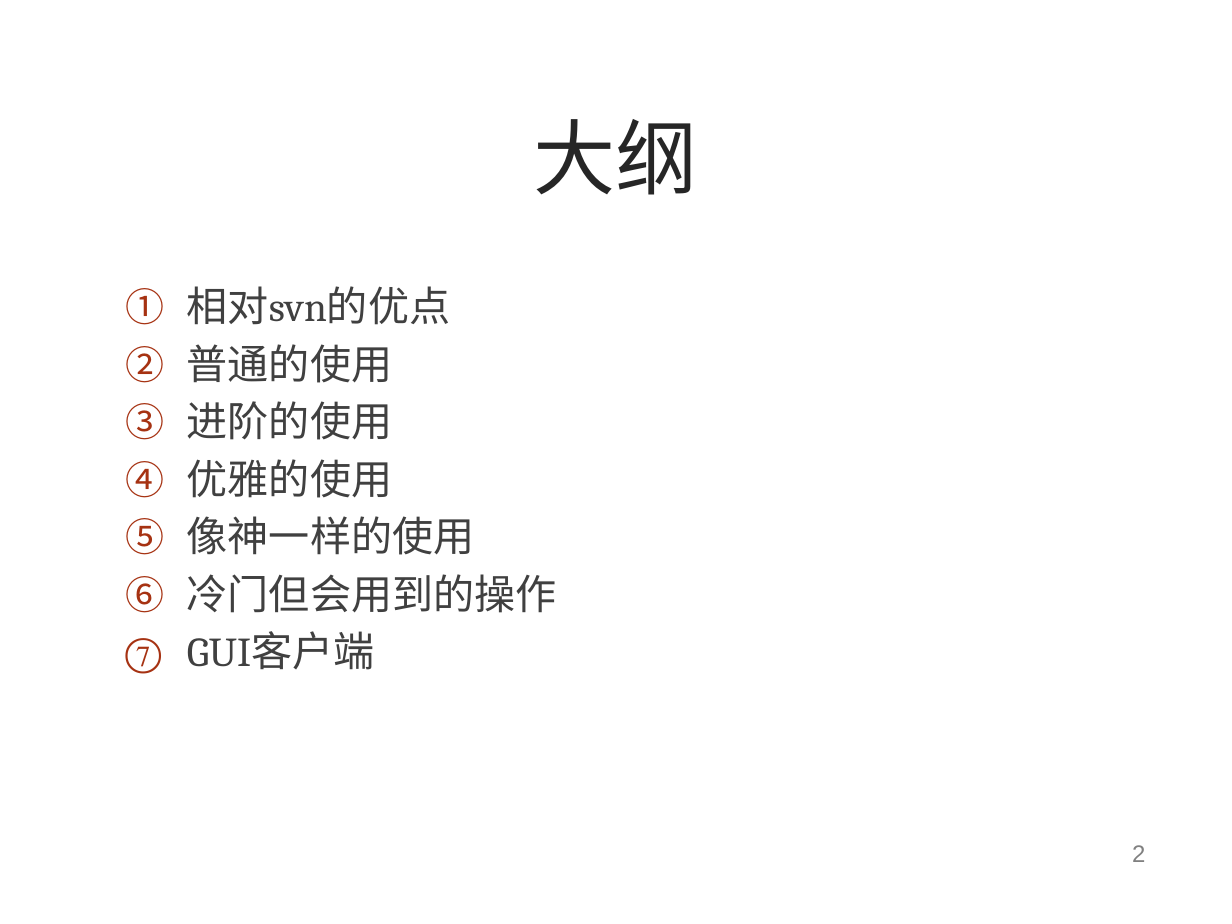
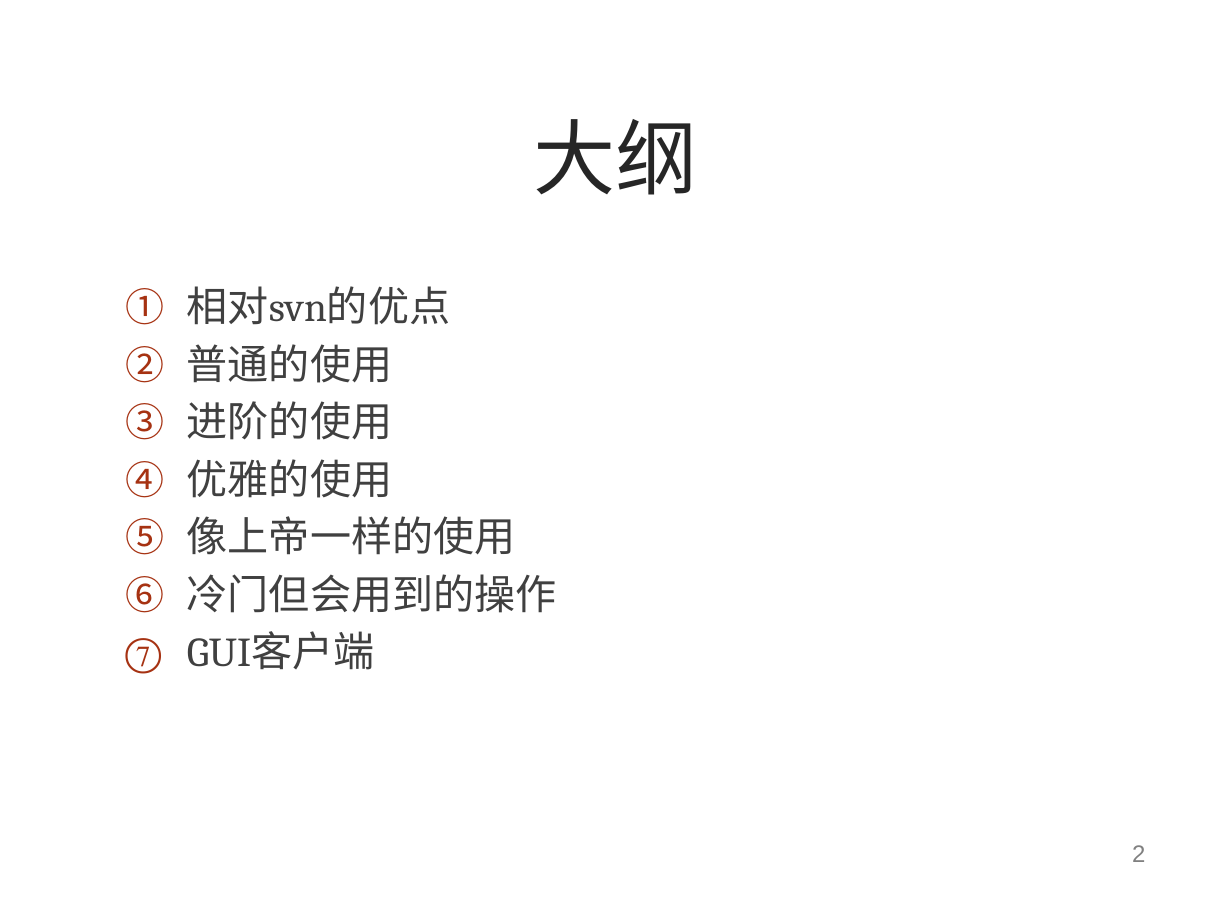
Before and after one commit to oldratlee/software-practice-thoughts, a slide deck: slide 3 of git/git-gitlab-usage.pptx. Drawn at 1232x924 pixels with LibreOffice and Linux fonts; fonts in the diff are those of the drawing; background and template pictures are left out. Boxes give left, top, right and bottom in pixels: in the first picture for what was removed or moved away, otherwise in the second. Text is boxed around its words. In the diff, an @@ line names an element or a change of style, - is before the commit and + after.

```diff
--- a/git/git-gitlab-usage.pptx
+++ b/git/git-gitlab-usage.pptx
@@ text at (187, 516, 516, 555): text changed @@
-5. 像神一样的使用
+5. 像上帝一样的使用
```
Also in this commit, not shown: 5 other slides changed, 1 slide added.
